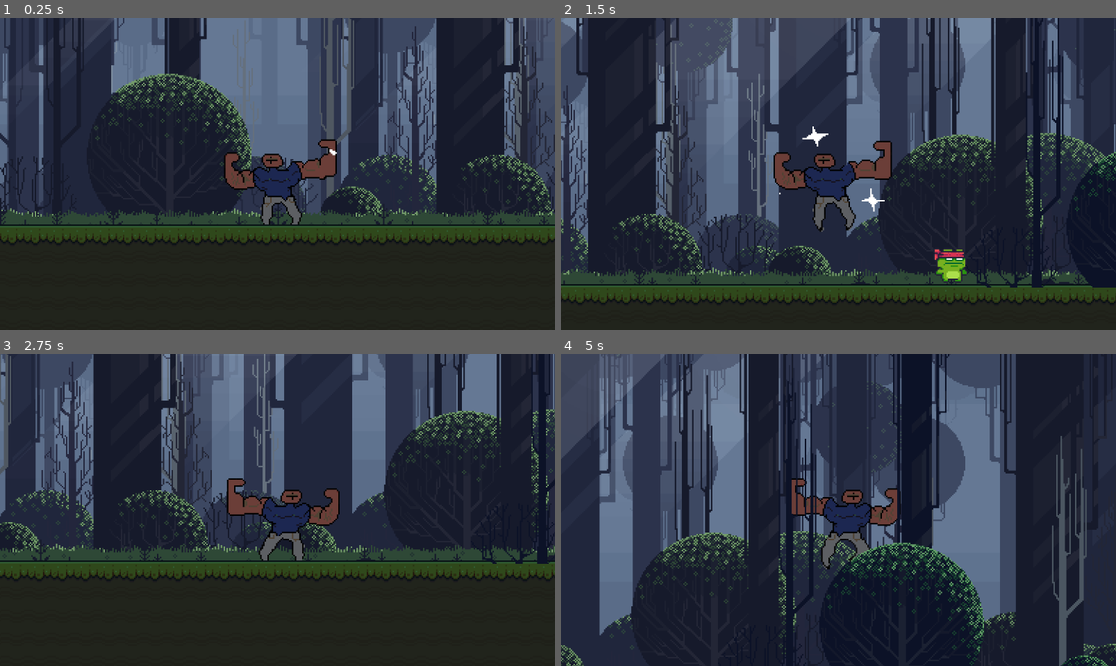
Above: before the commit, frames 1-4 (two rows, left to right).
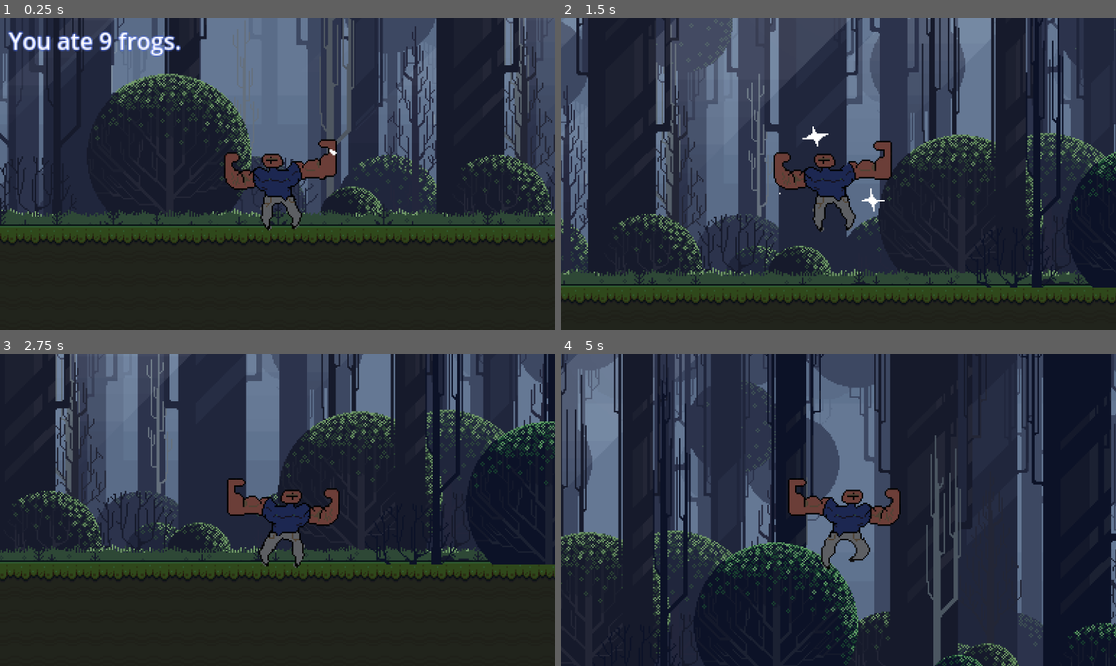
Above: after the commit, the same moments.

Repository: unfilteredvambe-tech/DeltaEatup
Game: Godot game, scene res://game.tscn
Same seed, same stepped clock (60 frames per second), same inputs: the game is played once before the commit and once after it.
Inputs (mouse positions are in pixels of both pictures, inside the frame that each line leads up to):
- Up to frame 1 (0.25 s): no input
- Up to frame 2 (1.5 s): tap Enter at 0.5 s; move the mouse to (960, 158) at 0.52 s; hold D (RIGHT) from 0.53 s (still down); tap Alt at 0.6 s; click (960, 158) at 0.67 s; tap W (JUMP) at 0.77 s; move the mouse to (727, 189) at 1.27 s; tap Shift at 1.35 s
- Up to frame 3 (2.75 s): tap W (JUMP) at 1.52 s; move the mouse to (333, 441) at 2.02 s; release D (RIGHT) at 2.03 s; hold A (LEFT) from 2.03 s (still down); hold K from 2.03 s (still down)
- Up to frame 4 (5 s): move the mouse to (810, 572) at 2.77 s; release A (LEFT) at 2.78 s; release K at 2.78 s; hold D (RIGHT) 2.78-4.28 s; tap Tab at 2.85 s; click (810, 572) at 2.92 s; tap W (JUMP) at 3.02, 3.77, 4.52 s; move the mouse to (1005, 556) at 3.52 s; tap Enter at 3.6 s; move the mouse to (672, 463) at 4.27 s; hold A (LEFT) from 4.28 s (still down); tap Alt at 4.35 s

The runs differ from the first frame. In frame 1, 1.2% of the frame differs, in the area x 1-54%, y 4-69%; in frame 2, 0.5%; in frame 3, 34%; in frame 4, 52%, in the area x 0-100%, y 0-100%.

Commit message:
i did it its coming together yaah

Diff:
--- a/Dude.tscn
+++ b/Dude.tscn
@@ -182,6 +182,7 @@
 
 [node name="dudeplayer" type="CharacterBody2D"]
 self_modulate = Color(0.83443666, 0.4577006, 0.10108272, 1)
+z_index = 1
 script = ExtResource("1_f8v2t")
 
 [node name="CollisionShape2D" type="CollisionShape2D" parent="."]
--- a/Scenes/frog.gd
+++ b/Scenes/frog.gd
@@ -1,8 +1,10 @@
 extends Node2D
 @onready var target = $"."/dudeplayer
-const SPEED = 80
-
+const SPEED = 350
 var direction = 1
+@onready var animated_sprite = $frogfood/AnimatedSprite2D
+@onready var game_manager: Node2D = $"../game manager"
+@onready var score_label: Label = $"../game manager/score_label"
 
 
 
@@ -12,11 +14,18 @@
 # Called every frame. 'delta' is the elapsed time since the previous frame.
 func _process(delta: float) -> void:
 	position.x+=  direction * SPEED * delta
-
-
+	if ray_cast_left.is_colliding():
+		direction=1
+		animated_sprite.flip_h= true
+	if ray_cast_right.is_colliding():
+		direction=-1
+		animated_sprite.flip_h= false
+		game_manager.add_point()
 func _on_frogfood_body_entered(body:CharacterBody2D) -> void:
+	animated_sprite.play("hurt")
 	print("eaten..")
 	queue_free()
 
+	game_manager.add_point()
 @onready var ray_cast_right = $frogfood/RayCastright
 @onready var ray_cast_left = $frogfood/RayCastleft
--- a/Scenes/frog.tscn
+++ b/Scenes/frog.tscn
@@ -151,7 +151,7 @@
 }],
 "loop": true,
 "name": &"hurt",
-"speed": 6.0
+"speed": 12.0
 }, {
 "frames": [{
 "duration": 1.0,
@@ -236,14 +236,12 @@
 [sub_resource type="PhysicsMaterial" id="PhysicsMaterial_xvrdk"]
 
 [sub_resource type="CapsuleShape2D" id="CapsuleShape2D_anyvr"]
-radius = 12.0
-height = 36.0
+radius = 9.0
 
 [sub_resource type="CapsuleShape2D" id="CapsuleShape2D_3swqn"]
-radius = 12.0
-height = 36.0
 
 [node name="frog" type="Node2D"]
+position = Vector2(-1, 0)
 script = ExtResource("1_xvrdk")
 metadata/_edit_group_ = true
 
@@ -253,19 +251,23 @@
 
 [node name="AnimatedSprite2D" type="AnimatedSprite2D" parent="frogfood"]
 sprite_frames = SubResource("SpriteFrames_5d4x3")
-animation = &"running"
+animation = &"hurt"
 autoplay = "running"
+frame_progress = 0.69176376
+flip_h = true
 
 [node name="RayCastright" type="RayCast2D" parent="frogfood"]
-target_position = Vector2(39, 0)
+target_position = Vector2(19, -1)
 
 [node name="RayCastleft" type="RayCast2D" parent="frogfood"]
-target_position = Vector2(-40, 0)
+position = Vector2(2, 0)
+target_position = Vector2(-21, -1)
 
 [node name="RigidBody2D" type="RigidBody2D" parent="frogfood"]
 physics_material_override = SubResource("PhysicsMaterial_xvrdk")
 
 [node name="CollisionShape2D" type="CollisionShape2D" parent="frogfood/RigidBody2D"]
+position = Vector2(2, 0)
 shape = SubResource("CapsuleShape2D_anyvr")
 debug_color = Color(0.57214785, 0.3245714, 0.95748645, 0.42000002)
 
--- /dev/null
+++ b/deltaeatup.gd
@@ -0,0 +1,19 @@
+extends Node2D
+@onready var frog: Node2D = $frog
+
+
+func _ready() -> void:
+	spawn_frog()
+	spawn_frog()
+	spawn_frog()
+	spawn_frog()
+	spawn_frog()
+
+
+
+func spawn_frog():
+
+	var new_frog = preload("uid://sjtwdqn65xp1").instantiate()
+	%PathFollow2D.progress_ratio = randf()
+	new_frog.global_position = %PathFollow2D.global_position
+	add_child(new_frog)
--- a/game.tscn
+++ b/game.tscn
@@ -1,11 +1,13 @@
-[gd_scene load_steps=12 format=3 uid="uid://brw11q240wqkp"]
+[gd_scene load_steps=16 format=3 uid="uid://brw11q240wqkp"]
 
 [ext_resource type="PackedScene" uid="uid://cvm0r7piq6xp" path="res://Dude.tscn" id="1_80nbo"]
 [ext_resource type="Texture2D" uid="uid://bgschocpuqbrr" path="res://assets/Terrain (16x16).png" id="1_e2o6t"]
+[ext_resource type="Script" uid="uid://8b0cc168a2r4" path="res://deltaeatup.gd" id="1_j5wjh"]
 [ext_resource type="PackedScene" uid="uid://sjtwdqn65xp1" path="res://Scenes/frog.tscn" id="4_fc0e3"]
 [ext_resource type="Texture2D" uid="uid://bk1xhl1lsnp4k" path="res://assets/pixel art/Free Pixel Art Forest/Preview/Background.png" id="5_7jktm"]
 [ext_resource type="Texture2D" uid="uid://m0vtowl8hbdh" path="res://assets/pixel art/Free Pixel Art Forest/PNG/Background layers/Layer_0003_6.png" id="6_ryrav"]
 [ext_resource type="Texture2D" uid="uid://diorobqeetgge" path="res://assets/pixel art/Free Pixel Art Forest/PNG/Background layers/Layer_0011_0.png" id="7_eow3j"]
+[ext_resource type="Script" uid="uid://jutdubiaphit" path="res://game_manager.gd" id="7_j5wjh"]
 
 [sub_resource type="PhysicsMaterial" id="PhysicsMaterial_e2o6t"]
 
@@ -82,7 +84,18 @@
 physics_layer_0/collision_layer = 1
 sources/0 = SubResource("TileSetAtlasSource_feb5d")
 
+[sub_resource type="LabelSettings" id="LabelSettings_eow3j"]
+outline_size = 2
+outline_color = Color(0.239059, 0.35246828, 0.77549523, 1)
+
+[sub_resource type="Curve2D" id="Curve2D_vef74"]
+_data = {
+"points": PackedVector2Array(0, 0, 0, 0, 57, -356, 0, 0, 0, 0, 1920, -339, 0, 0, 0, 0, 1886, 341, 0, 0, 0, 0, 62, 336)
+}
+point_count = 4
+
 [node name="Game" type="Node2D"]
+script = ExtResource("1_j5wjh")
 
 [node name="CharacterBody2D" parent="." instance=ExtResource("1_80nbo")]
 position = Vector2(295, 314)
@@ -92,23 +105,29 @@
 rotation_smoothing_enabled = true
 
 [node name="StaticBody2D" type="StaticBody2D" parent="."]
+visible = false
 position = Vector2(356, 74)
 physics_material_override = SubResource("PhysicsMaterial_e2o6t")
 
 [node name="CollisionShape2D" type="CollisionShape2D" parent="StaticBody2D"]
+visible = false
 position = Vector2(797, -21)
 shape = SubResource("WorldBoundaryShape2D_feb5d")
 
 [node name="CollisionShape2D2" type="CollisionShape2D" parent="StaticBody2D"]
+visible = false
 position = Vector2(797, -21)
 shape = SubResource("WorldBoundaryShape2D_feb5d")
 
 [node name="CollisionShape2Dwa" type="CollisionShape2D" parent="StaticBody2D"]
+visible = false
 position = Vector2(-358, -74)
 shape = SubResource("WorldBoundaryShape2D_ryrav")
 
 [node name="frog" parent="." instance=ExtResource("4_fc0e3")]
+z_index = 1
 position = Vector2(531, 338)
+skew = 0.02617994
 
 [node name="TileMap" type="TileMap" parent="."]
 modulate = Color(0.19473043, 0.46443003, 0.3615575, 1)
@@ -143,6 +162,26 @@
 
 [node name="Layer00110" type="Sprite2D" parent="."]
 z_index = -1
-position = Vector2(880.0001, 48.749992)
+position = Vector2(879.00006, 58)
 scale = Vector2(2.7672412, 1.0296342)
 texture = ExtResource("7_eow3j")
+
+[node name="game manager" type="Node2D" parent="."]
+script = ExtResource("7_j5wjh")
+
+[node name="score_label" type="Label" parent="game manager"]
+offset_left = 109.0
+offset_top = 213.0
+offset_right = 184.0
+offset_bottom = 239.0
+text = "You ate :  X frogs"
+label_settings = SubResource("LabelSettings_eow3j")
+metadata/_edit_use_anchors_ = true
+
+[node name="Path2D" type="Path2D" parent="game manager"]
+curve = SubResource("Curve2D_vef74")
+
+[node name="PathFollow2D" type="PathFollow2D" parent="game manager/Path2D"]
+unique_name_in_owner = true
+position = Vector2(57, -356)
+rotation = 0.0091248145
--- /dev/null
+++ b/game_manager.gd
@@ -0,0 +1,15 @@
+extends Node2D
+var score: int = 0
+
+@onready var score_label: Label = $score_label
+@onready var frog: Node2D = $"../frog"
+
+
+
+
+func add_point():
+	score += 1
+	print(score)
+
+	var frog_text = "frog" if score == 1 else "frogs"
+	score_label.text = "You ate " + str(score) + " " + frog_text + "."
Not shown, added: assets/pixel art/Begin Your Journey 🛣️ - Pix (1).mp3.import
Not shown, added: assets/pixel art/Frog Sound Effect - GamingSoundEffects.mp3.import
Not shown, added: deltaeatup.gd.uid
Not shown, added: game_manager.gd.uid
Not shown, added: assets/pixel art/Begin Your Journey 🛣️ - Pix (1).mp3
Not shown, added: assets/pixel art/Frog Sound Effect - GamingSoundEffects.mp3
